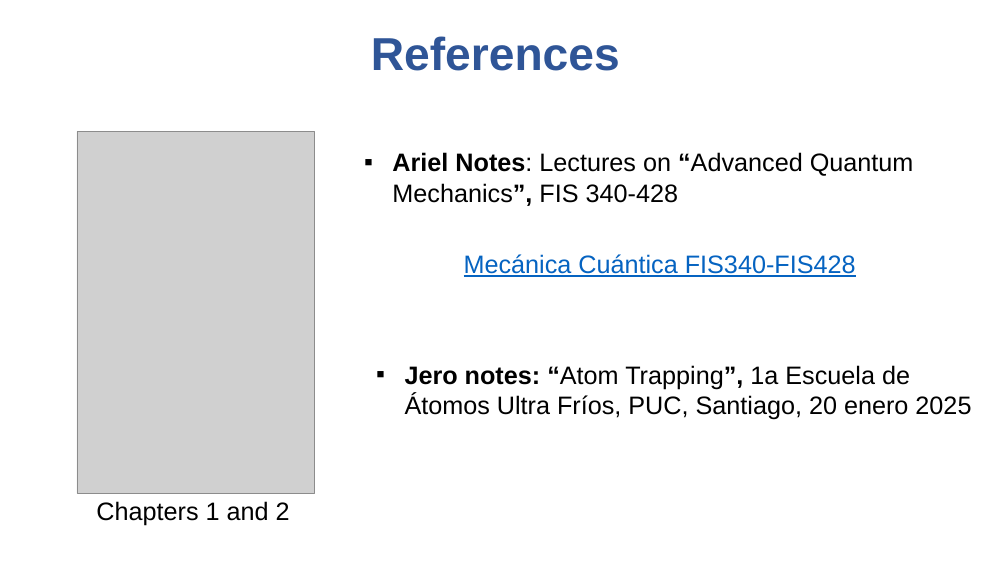
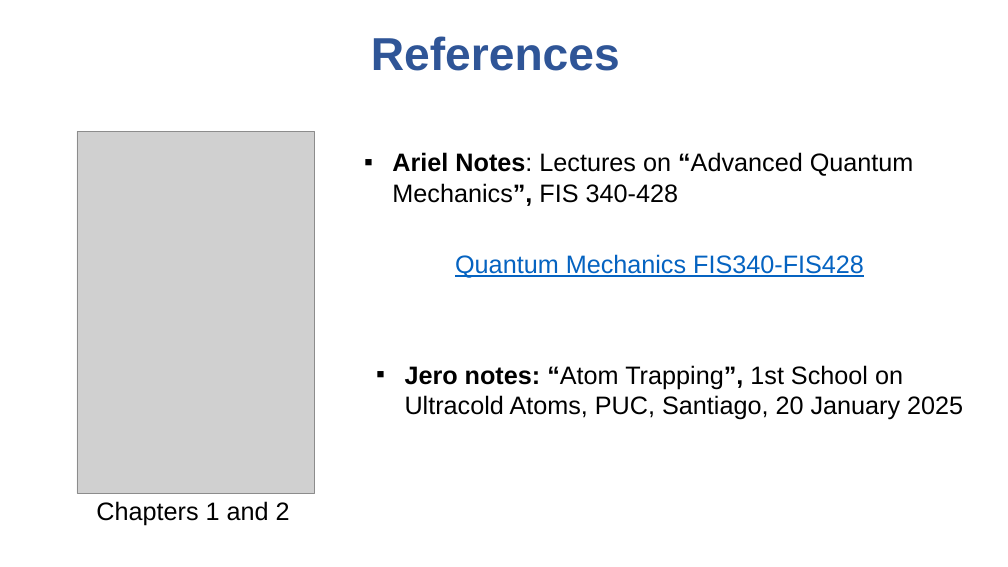
Before and after one commit to Ariel-Norambuena/QuAntu, a slide deck: slide 20 of education/lectures/Introduction to dynamical modeling of atomic and molecular.pptx. Drawn at 1008x567 pixels with LibreOffice and Linux fonts; fonts in the diff are those of the drawing; grey boxes stand for pictures. Boxes give left, top, right and bottom in pixels: in the first picture for what was removed or moved away, otherwise in the second. Text is boxed around its words. In the diff, an @@ line names an element or a change of style, - is before the commit and + after.

```diff
--- a/education/lectures/Introduction to dynamical modeling of atomic and molecular.pptx
+++ b/education/lectures/Introduction to dynamical modeling of atomic and molecular.pptx
@@ text at bbox=[455, 254, 864, 278]: text changed @@
-Mecánica Cuántica FIS340-FIS428
+Quantum Mechanics FIS340-FIS428
@@ text at bbox=[405, 365, 963, 420]: text changed @@
-▪ Jero notes: “Atom Trapping”, 1a Escuela de Átomos Ultra Fríos, PUC, Santiago, 20 enero 2025
+▪ Jero notes: “Atom Trapping”, 1st School on Ultracold Atoms, PUC, Santiago, 20 January 2025
```
Also in this commit, not shown: 1 other slide changed, 55 other files.
